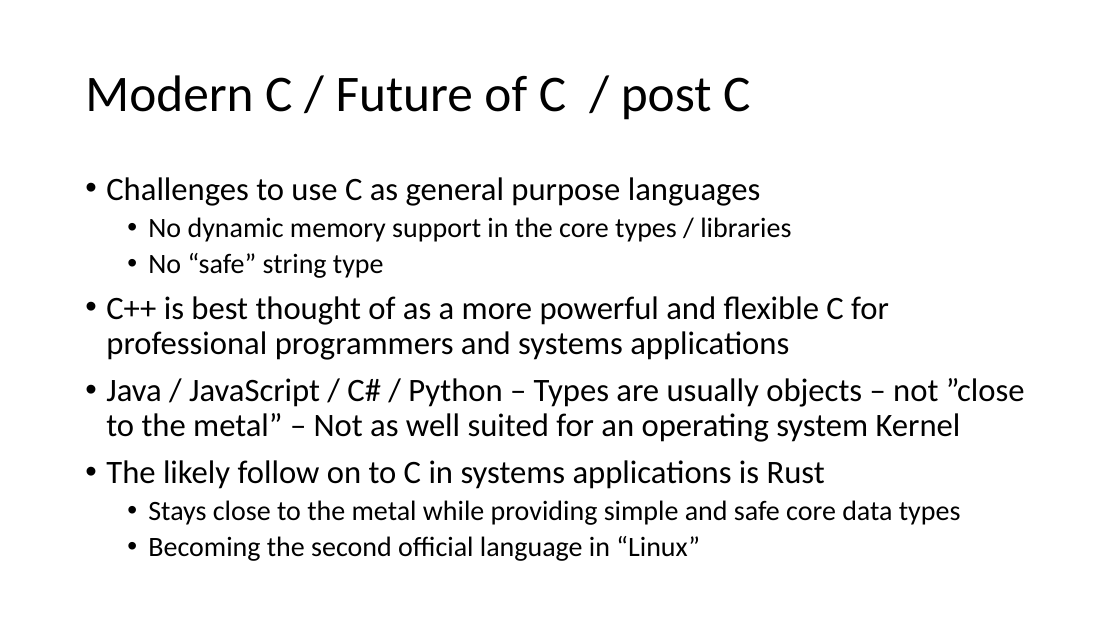
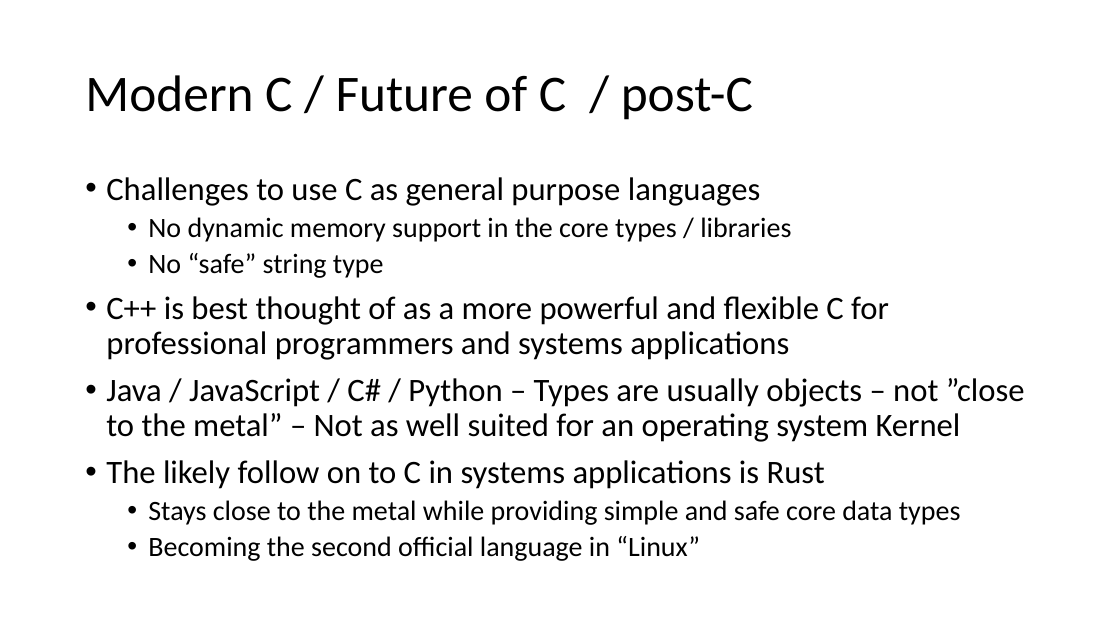
Before and after one commit to csev/cc4e, a slide deck: slide 9 of lectures/CC-01-History.pptx. Drawn at 1120x630 pixels with LibreOffice and Linux fonts; fonts in the diff are those of the drawing. Boxes give left, top, right and bottom in pixels: in the first picture for what was removed or moved away, otherwise in the second. Text is boxed around its words. In the diff, an @@ line names an element or a change of style, - is before the commit and + after.

```diff
--- a/lectures/CC-01-History.pptx
+++ b/lectures/CC-01-History.pptx
@@ title at (x1=85, y1=75, x2=753, y2=120): text changed @@
-Modern C / Future of C / post C
+Modern C / Future of C / post-C
```
Also in this commit, not shown: 2 other slides changed.
